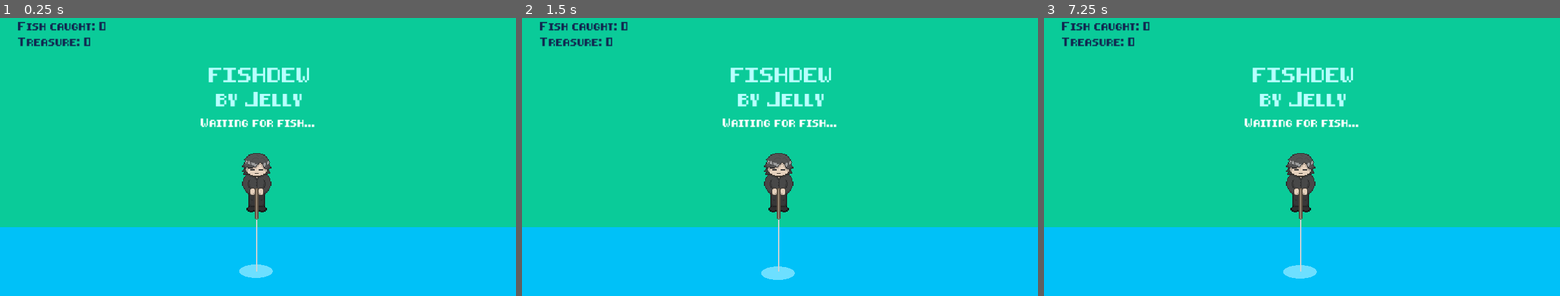
Above: before the commit, frames 1-3 (left to right).
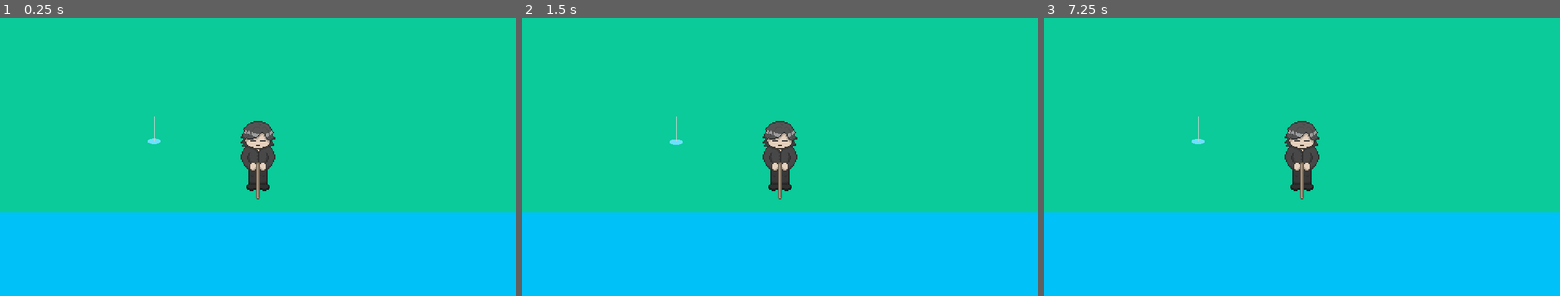
Above: after the commit, the same moments.

Repository: Anjellyrika/fishdew
Game: Godot game, scene res://src/main_scene.tscn
The game is run twice, just before and just after one commit, with the same random seed, the same clock (stepped at 60 frames per second) and the same inputs.
Inputs (mouse positions are in pixels of both pictures, inside the frame that each line leads up to):
- Up to frame 1 (0.25 s): no input
- Up to frame 2 (1.5 s): tap Enter (ui_accept) at 0.5, 0.77 s; move the mouse to (893, 137) at 0.52 s; hold Right (ui_right) from 0.53 s (still down); tap F at 0.6, 1.35 s; click (893, 137) at 0.67 s; move the mouse to (676, 165) at 1.27 s
- Up to frame 3 (7.25 s): tap Enter (ui_accept) at 1.52, 2, 2.75, 3.02, 3.5, 3.77, 4.52, 5, 5.75, 6.02, 6.77 s; move the mouse to (1353, 87) at 2.02 s; release Right (ui_right) at 2.03 s; hold Left (ui_left) 2.03-2.78 s; tap F every 0.75 s from 2.1 to 6.6 s; move the mouse to (1276, 209) at 2.77 s; hold Right (ui_right) 2.78-4.28 s; click (1276, 209) at 2.92 s; move the mouse to (1456, 195) at 3.52 s; move the mouse to (1147, 106) at 4.27 s; hold Left (ui_left) 4.28-5.03 s; move the mouse to (1327, 151) at 5.02 s; hold Right (ui_right) 5.03-5.78 s; click (1327, 151) at 5.17 s; move the mouse to (1224, 79) at 5.77 s; hold Left (ui_left) from 5.78 s (still down); move the mouse to (1415, 137) at 6.52 s

The runs differ from the first frame. In frame 1, 9.0% of the frame differs, in the area x 0-100%, y 1-94%; in frame 2, 9.0%, in the area x 0-100%, y 1-95%; in frame 3, 9.0%.

Commit message:
refactor!: adjust screen resolution for pixel art

Diff:
--- a/project.godot
+++ b/project.godot
@@ -21,7 +21,13 @@
 
 [display]
 
+window/size/viewport_width=1920
+window/size/viewport_height=1080
+window/size/mode=2
+window/size/window_width_override=1920
+window/size/window_height_override=1080
 window/stretch/mode="canvas_items"
+window/stretch/aspect="expand"
 
 [editor_plugins]
 
@@ -40,3 +46,9 @@
 [layer_names]
 
 2d_physics/layer_2="Overworld"
+
+[rendering]
+
+textures/default_filters/use_nearest_mipmap_filter=true
+2d/snap/snap_2d_transforms_to_pixel=true
+2d/snap/snap_2d_vertices_to_pixel=true
--- a/src/actors/player.tscn
+++ b/src/actors/player.tscn
@@ -16,7 +16,7 @@
 "times": PackedFloat32Array(0, 0.5, 1),
 "transitions": PackedFloat32Array(0.0208044, 0.15, 2.5),
 "update": 0,
-"values": [Vector2(574, 377), Vector2(574, 375), Vector2(574, 377)]
+"values": [Vector2(960, 576), Vector2(960, 580), Vector2(960, 576)]
 }
 
 [sub_resource type="AnimationLibrary" id="AnimationLibrary_3jxsl"]
@@ -44,10 +44,11 @@
 }]
 
 [sub_resource type="RectangleShape2D" id="RectangleShape2D_bgh2q"]
-size = Vector2(44, 88)
+size = Vector2(512, 1167)
 
 [node name="Player" type="CharacterBody2D"]
-position = Vector2(574, 376)
+position = Vector2(970, 580)
+scale = Vector2(0.5, 0.5)
 collision_layer = 2
 collision_mask = 2
 script = ExtResource("1_ma8uq")
@@ -58,11 +59,10 @@
 }
 
 [node name="PlayerSprite" type="AnimatedSprite2D" parent="."]
-position = Vector2(0.125004, 3.8147e-06)
-scale = Vector2(0.0854492, 0.0854492)
+texture_filter = 2
 sprite_frames = SubResource("SpriteFrames_88aie")
 animation = &"fish_bite"
 
 [node name="CollisionShape2D" type="CollisionShape2D" parent="."]
-position = Vector2(0, -6)
+position = Vector2(0, -8.5)
 shape = SubResource("RectangleShape2D_bgh2q")
--- a/src/fishing_lvl/chest.tscn
+++ b/src/fishing_lvl/chest.tscn
@@ -20,7 +20,7 @@
 
 [node name="TreasureChestSprite" type="Sprite2D" parent="."]
 texture_filter = 1
-position = Vector2(-0.25, 0.25)
+position = Vector2(0.75, 0.25)
 scale = Vector2(0.0637019, 0.0637019)
 texture = ExtResource("2_uteaq")
 
--- a/src/fishing_lvl/fish.tscn
+++ b/src/fishing_lvl/fish.tscn
@@ -9,8 +9,8 @@
 shader_parameter/frozen = true
 
 [sub_resource type="CapsuleShape2D" id="CapsuleShape2D_nt8mh"]
-radius = 13.0
-height = 36.0
+radius = 14.0
+height = 40.0
 
 [node name="Fish" type="Area2D"]
 script = ExtResource("1_5cr0a")
--- a/src/main_scene.tscn
+++ b/src/main_scene.tscn
@@ -22,6 +22,8 @@
 anchors_preset = 15
 anchor_right = 1.0
 anchor_bottom = 1.0
+offset_right = 640.0
+offset_bottom = 360.0
 grow_horizontal = 2
 grow_vertical = 2
 
@@ -30,6 +32,8 @@
 anchors_preset = 15
 anchor_right = 1.0
 anchor_bottom = 1.0
+offset_right = -640.0
+offset_bottom = -360.0
 grow_horizontal = 2
 grow_vertical = 2
 color = Color(0.0392157, 0.796078, 0.6, 1)
@@ -39,10 +43,15 @@
 anchors_preset = 15
 anchor_right = 1.0
 anchor_bottom = 1.0
-offset_top = 437.0
+offset_top = 768.0
+offset_right = -640.0
+offset_bottom = -360.0
 grow_horizontal = 2
 grow_vertical = 2
 color = Color(0, 0.756863, 0.972549, 1)
+
+[node name="Camera2D" type="Camera2D" parent="OverworldLayer"]
+anchor_mode = 0
 
 [node name="ActorLayer" type="Node2D" parent="."]
 
@@ -58,7 +67,8 @@
 default_color = Color(0.827451, 0.827451, 0.827451, 1)
 
 [node name="Player" parent="ActorLayer" instance=ExtResource("3_b78w1")]
-position = Vector2(574, 377)
+position = Vector2(960, 576)
+scale = Vector2(0.25, 0.25)
 
 [node name="FishBite" type="AudioStreamPlayer" parent="ActorLayer"]
 stream = ExtResource("4_csqqm")
@@ -75,6 +85,7 @@
 color = Color(0, 0.756863, 0.972549, 1)
 
 [node name="HUDLayer" type="CanvasLayer" parent="."]
+visible = false
 
 [node name="HUD" type="Control" parent="HUDLayer"]
 layout_mode = 3
@@ -111,10 +122,10 @@
 anchors_preset = 15
 anchor_right = 1.0
 anchor_bottom = 1.0
-offset_left = 460.0
-offset_top = 73.0
-offset_right = -451.0
-offset_bottom = -366.0
+offset_left = 172.0
+offset_top = -41.0
+offset_right = -192.0
+offset_bottom = -245.0
 grow_horizontal = 2
 grow_vertical = 2
 size_flags_vertical = 3
@@ -161,9 +172,5 @@
 wait_time = 3.0
 autostart = true
 
-[node name="Camera2D" type="Camera2D" parent="."]
-position = Vector2(576, 324)
-zoom = Vector2(1.5, 1.5)
-
 [connection signal="pressed" from="HUDLayer/HUD/StateLabel/StartBtn" to="." method="_on_start_btn_pressed"]
 [connection signal="timeout" from="WaitTimer" to="." method="_on_timer_timeout"]
